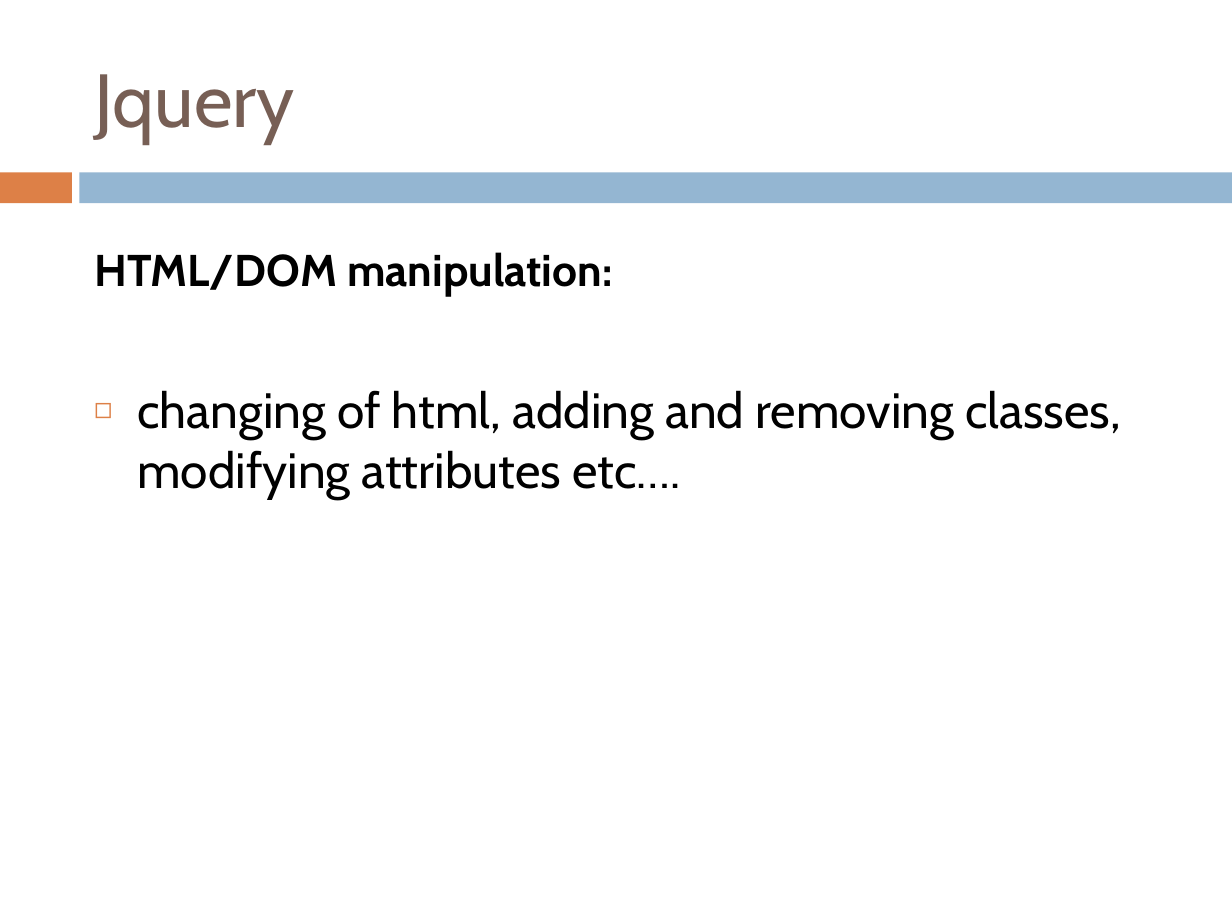
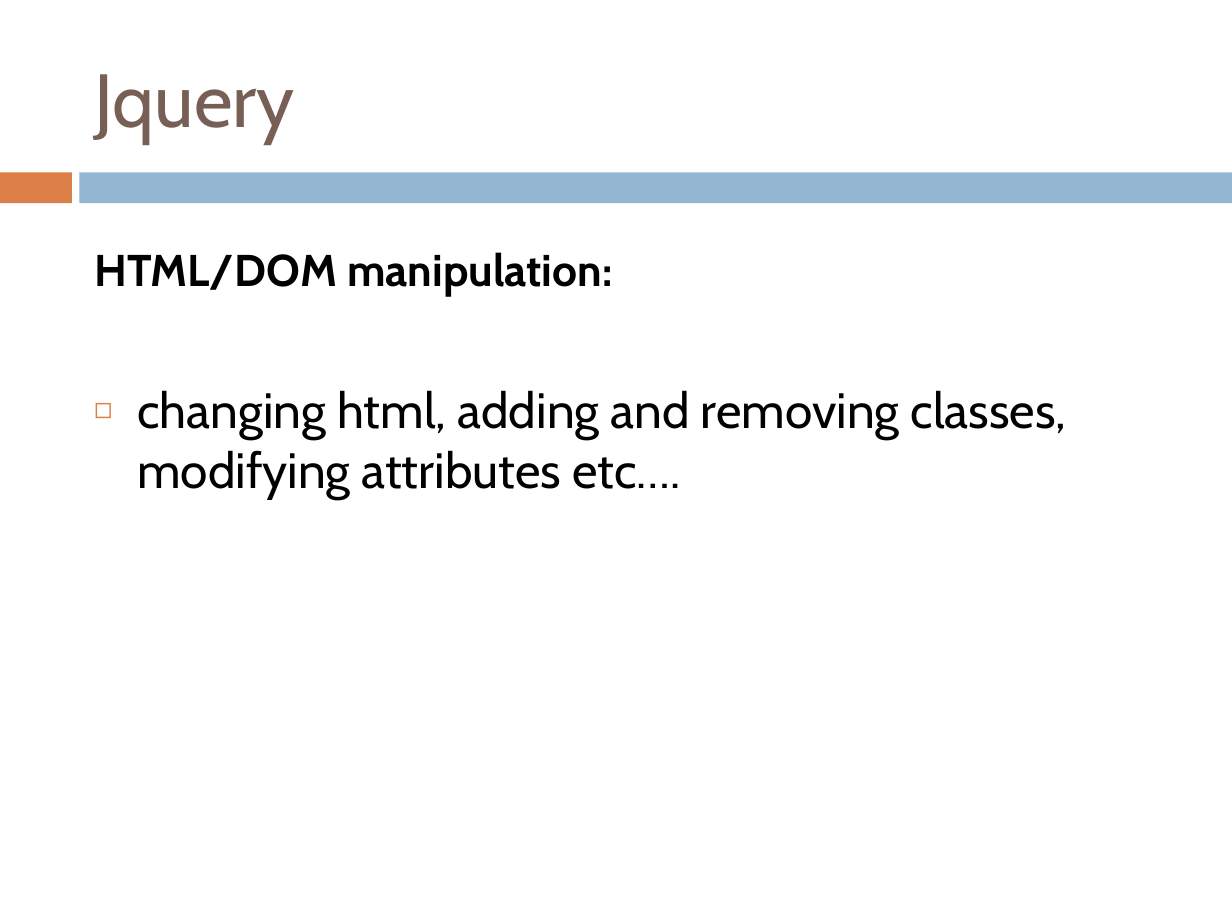
Before and after one commit to yedukondalurd/PPT, a slide deck: slide 15 of Advanced Javascript Day-2.pptx (slide 4 before the commit). Drawn at 1232x924 pixels with LibreOffice and Linux fonts; fonts in the diff are those of the drawing. Boxes give left, top, right and bottom in pixels: in the first picture for what was removed or moved away, otherwise in the second. Text is boxed around its words. In the diff, an @@ line names an element or a change of style, - is before the commit and + after.

```diff
--- a/Advanced Javascript Day-2.pptx
+++ b/Advanced Javascript Day-2.pptx
@@ text at (137, 390, 1067, 498): text changed @@
-◻ changing of html, adding and removing classes, modifying attributes etc….
+◻ changing html, adding and removing classes, modifying attributes etc….
```
Also in this commit, not shown: 1 other slide changed, 1 slide removed, 23 other files.
